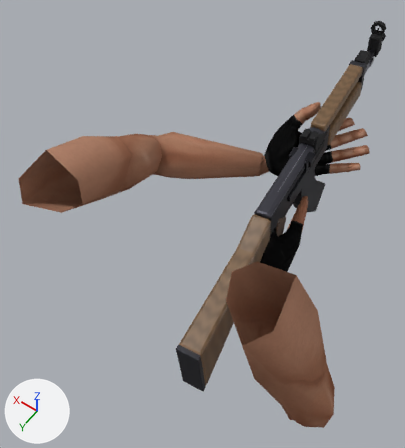
One commit to the Blender file assets/player/arms/fp_arms_rifle.blend: the scene before it, then after it.
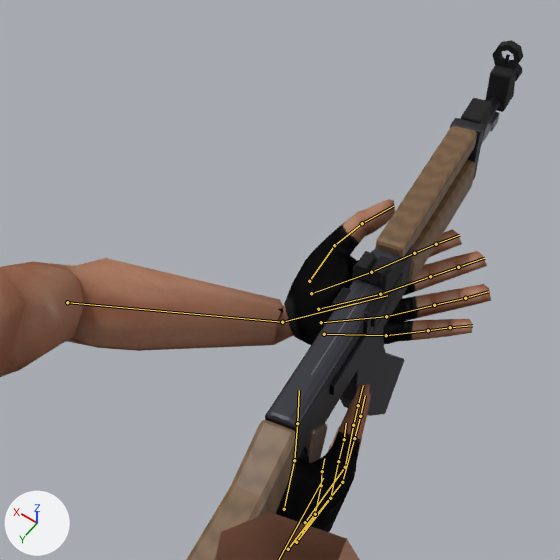
Each version is shown whole from a 50 mm camera at (-0.359, 8.399, 2.283) aimed at (0.044, 7.835, 1.396), then close up on the part from 29% to 100% of the width and 0% to 64% of the height. Lighting does not change. The marker at lower left points along +X, +Y and +Z. The older version's two pictures come first. Both versions are drawn at frame 0 of the action 'ak_reload'; the numbers are the values there. The bones that change, and the others that lie on the model, are drawn over the model as lines in the close-ups.

Names of what the first close-up shows: 'AK47_bolt', 'AK47_dustcover', 'AK47_fsb', 'AK47_hg_lower', 'AK47_hg_upper', 'AK47_mag', 'AK47_receiver', 'AK47_rs_leaf', 'AK47_stock', 'ArmsMesh_AK47' and 12 more.
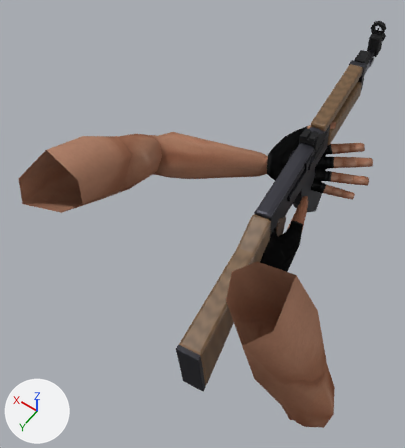
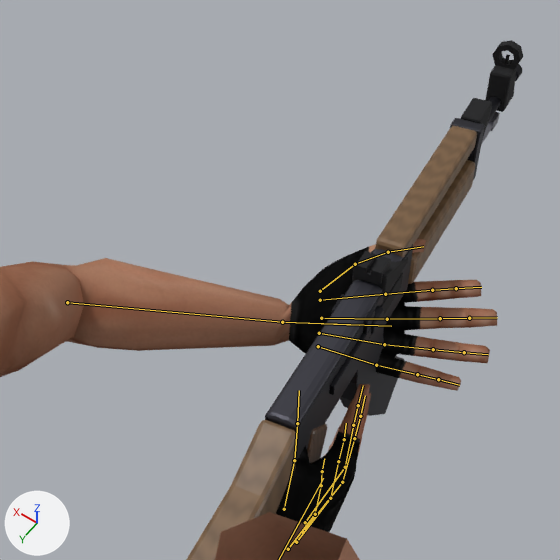
Boxes (x1, y1, x2, y2) around the edits, measured in the close-ups (560 x 560 px):
'ArmsMesh_AK47', posed: before (0, 199, 491, 560); after (0, 239, 497, 560)
'AK47_chandle', posed: before (332, 287, 385, 327); after (332, 294, 384, 334)
'AK47_bolt', posed (not visible afterwards): before (311, 283, 371, 375)
bone 'handIK.L', root to tip: before (282, 322) to (387, 295); after (282, 322) to (391, 326)

Edits to the bpy script that builds the scene:
```text
Change bone_handik_l:
    where bone_handik_l = bpy.data.objects['ArmsRig_AK47'].pose.bones['handIK.L']  # child of 'root'
    bone_handik_l.rotation_quaternion: (0.261, 0.26, -0.362, -0.856) -> (0.347, 0.305, -0.205, -0.863)  # degrees (51, 15, -139) -> degrees (38, 23, -128)
```
